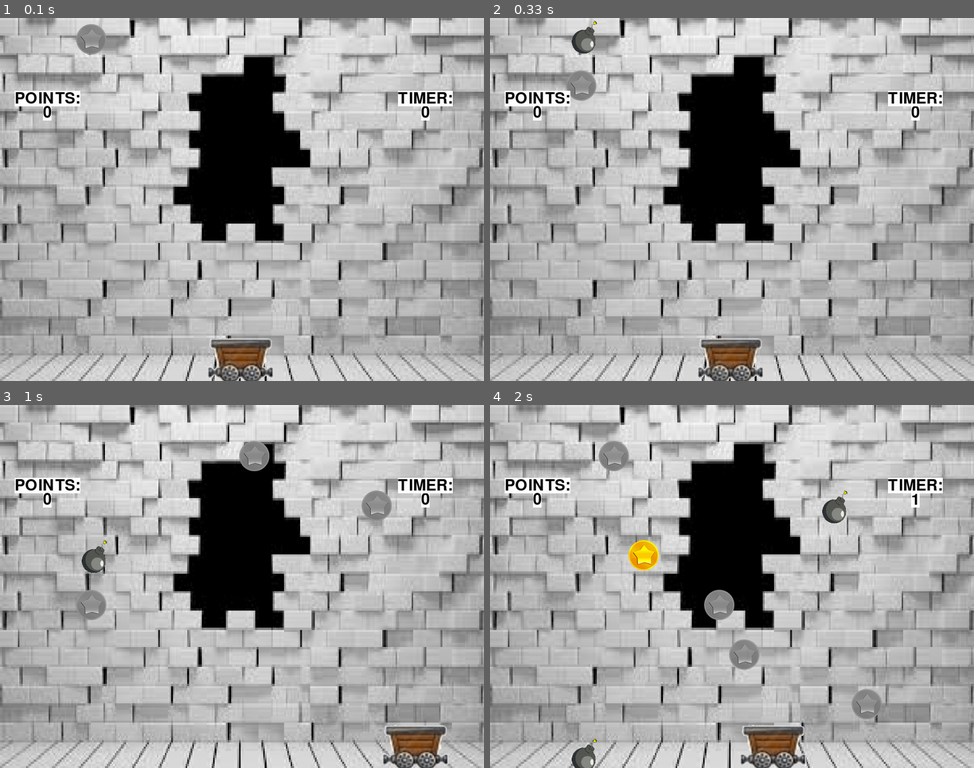
Above: before the commit, frames 1-4 (two rows, left to right).
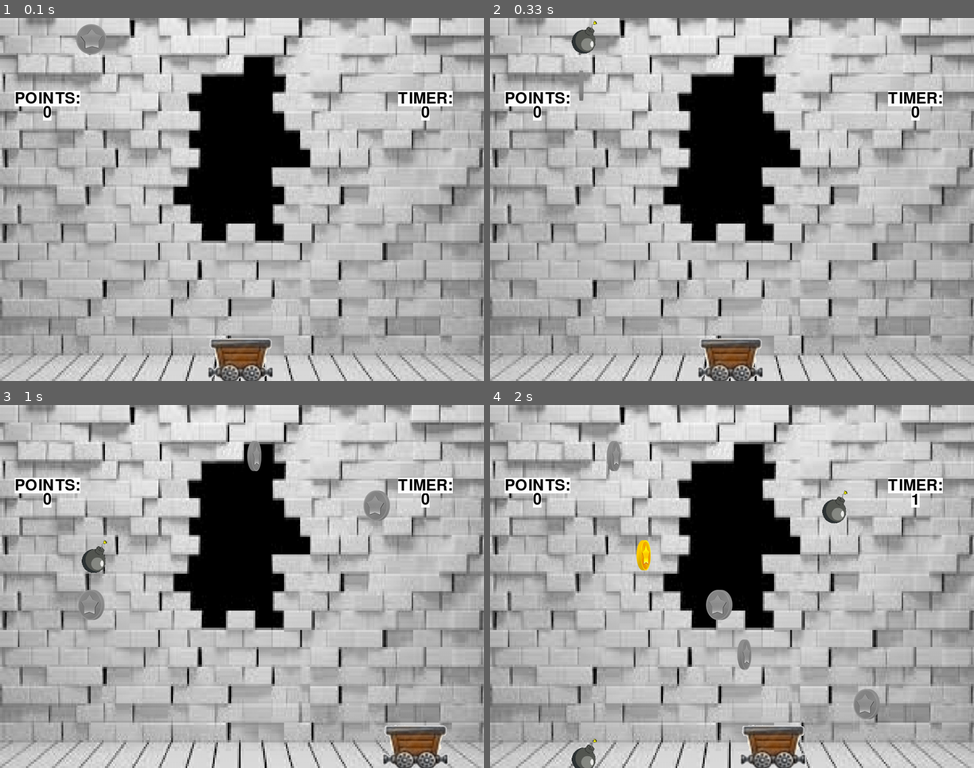
Above: after the commit, the same moments.

Repository: vineetjc/pygame-Coin-Fall-
Game: pygame game, started from main.py
The game is run twice, just before and just after one commit, with the same random seed, the same clock (stepped at 60 frames per second) and the same inputs.
Inputs:
- Up to frame 1 (0.1 s): no input
- Up to frame 2 (0.33 s): no input
- Up to frame 3 (1 s): hold Right 0.33-0.8 s; hold Right from 0.83 s (still down)
- Up to frame 4 (2 s): release Right at 1.3 s; hold Left 1.33-1.87 s; hold Left from 1.9 s (still down)

Frame 1 is identical in both runs. In frame 2, 0.2% of the frame differs, in the area x 15-22%, y 14-23%; in frame 3, 0.4%; in frame 4, 0.9%, in the area x 22-81%, y 10-87%.

Commit message:
coin animation complete

Diff:
--- a/src/cart.py
+++ b/src/cart.py
@@ -37,6 +37,7 @@
                         self.dead = True  # Replace quit with death
                     else:
                         self.points += 1
-                    del coin.image
+
+                    coin.collected = True
                 except AttributeError:
                     pass
--- a/src/coin.py
+++ b/src/coin.py
@@ -10,15 +10,33 @@
         self.images = res.silver_coin_images
         self.x = random.randint(0, size[0] - 55)
         self.y = -15
+        self.anim_index = 0
+        self.anim_counter = 0
+        self.anim_tick_length = 4
+        self.collected = False
 
     def fall(self):
         self.y += 7  # Change the value if necessary
 
     def draw(self, surface):
+        if self.collected:
+            return
+
         try:
             if len(self.images) == 0:
                 surface.blit(self.image, (self.x, self.y))
             else:
-                surface.blit(self.images[0], (self.x, self.y))
+                surface.blit(self.images[self.anim_index], (self.x, self.y))
+                self.advance_animation()
         except AttributeError:
             pass
+
+    def advance_animation(self):
+        self.anim_counter += 1
+
+        if self.anim_counter > self.anim_tick_length:
+            self.anim_counter = 0
+            self.anim_index += 1
+
+            if self.anim_index >= len(self.images):
+                self.anim_index = 0
Binary file changed: Images/GoldCoinAnimation/coin2.png
Binary file changed: Images/GoldCoinAnimation/coin3.png
Binary file changed: Images/GoldCoinAnimation/coin4.png
Binary file changed: Images/GoldCoinAnimation/coin5.png
Binary file changed: Images/GoldCoinAnimation/coin6.png
Binary file changed: Images/SilverCoinAnimation/coin2.png
Binary file changed: Images/SilverCoinAnimation/coin3.png
Binary file changed: Images/SilverCoinAnimation/coin4.png
Binary file changed: Images/SilverCoinAnimation/coin5.png
Binary file changed: Images/SilverCoinAnimation/coin6.png
